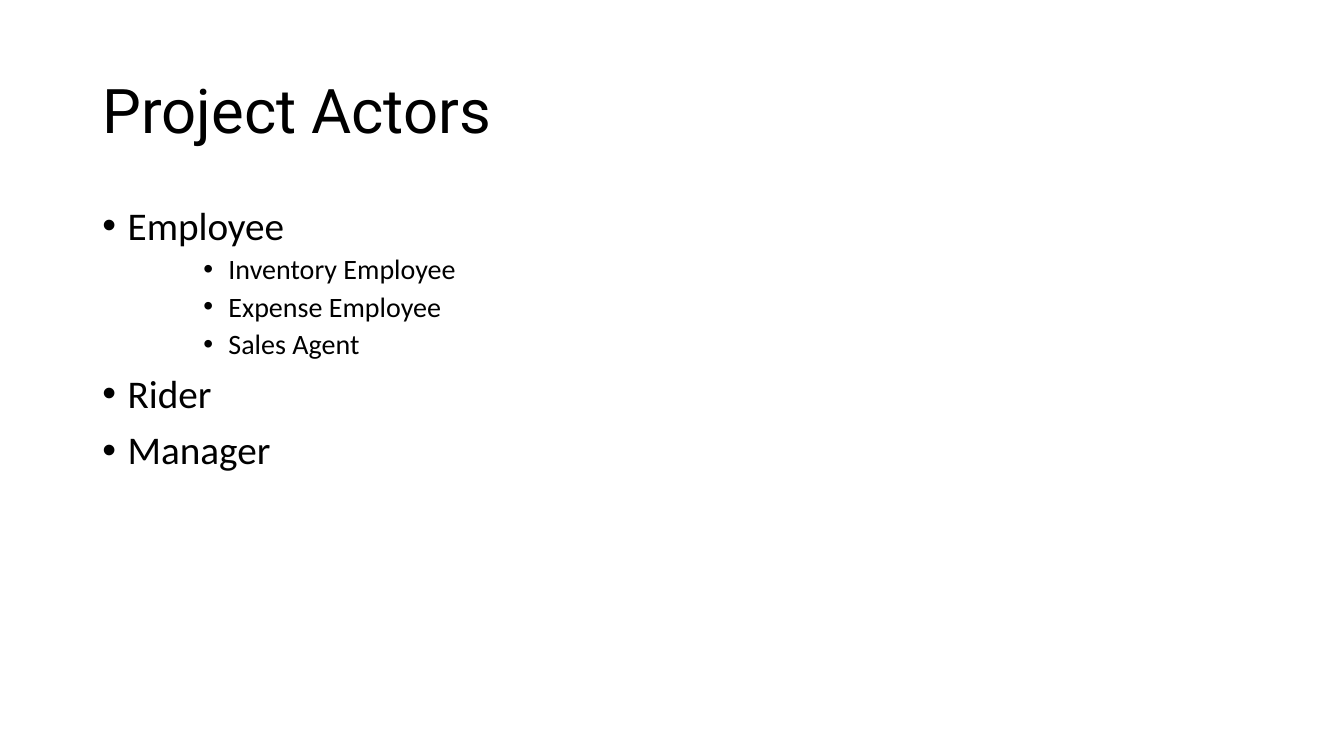
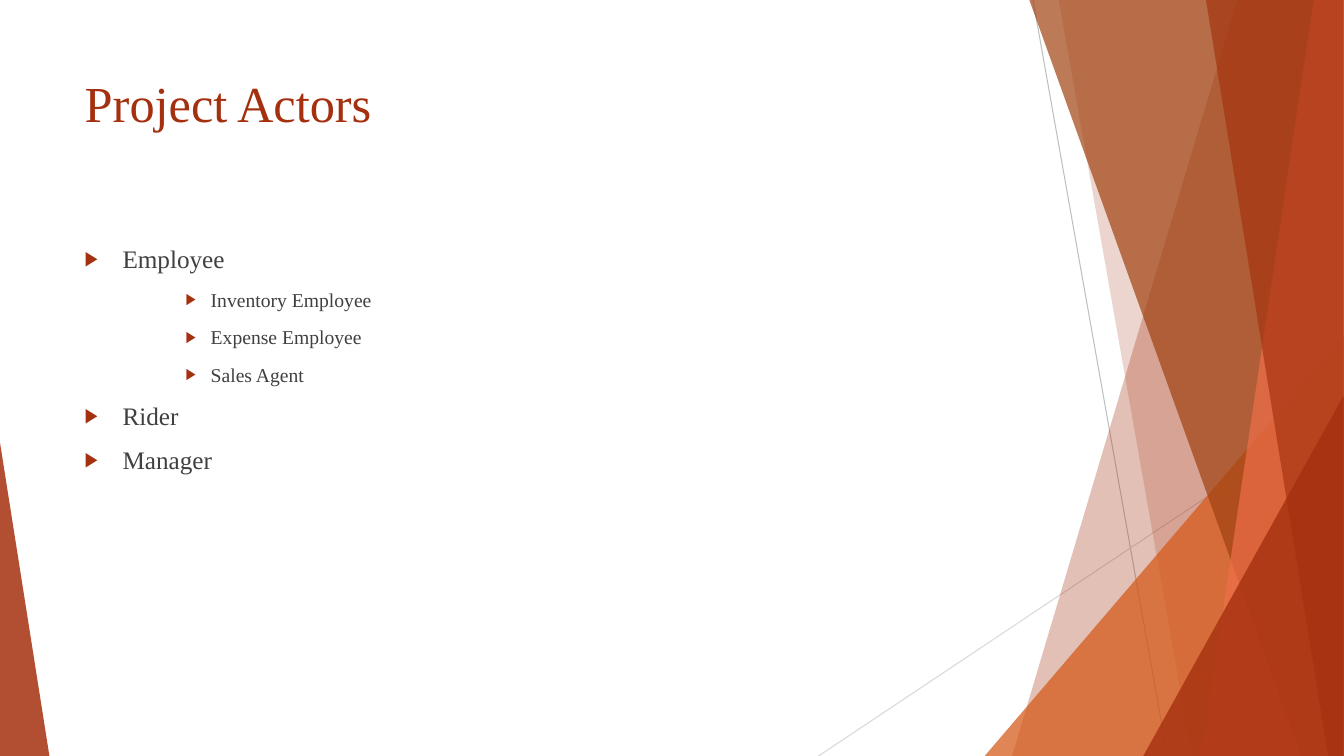
Before and after one commit to UswaArif/Tea-Distribution-Company, a slide deck: slide 7 of UMM Distribution Company.pptx. Drawn at 1344x756 pixels with LibreOffice and Linux fonts; fonts in the diff are those of the drawing. Boxes give left, top, right and bottom in pixels: in the first picture for what was removed or moved away, otherwise in the second. Text is boxed around its words. In the diff, an @@ line names an element or a change of style, - is before the commit and + after.

```diff
--- a/UMM Distribution Company.pptx
+++ b/UMM Distribution Company.pptx
@@ title "Project Actors": place and size @@
-title "Project Actors" at [102, 88, 492, 146]
+title "Project Actors" at [85, 88, 371, 133]
@@ title "Project Actors" at [85, 88, 371, 133]: size 44 to 36 pt, font Roboto to Times New Roman, text colour #000000 to #A5300F; line spacing 0.9 to 1; vertical alignment middle to top @@
@@ text "Employee": place and size @@
-text "Employee" at [128, 212, 455, 471]
+text "Employee" at [123, 250, 372, 475]
@@ text "Employee" at [123, 250, 372, 475]: size 28 to 18 pt in "Employee", "Rider", "Manager"; font Calibri to Times New Roman, text colour #000000 to #404040; size 20 to 14 pt in "Inventory Employee", "Expense Employee", "Sales Agent"; bullet • to ▶; line spacing 0.9 to 1; more space between paragraphs @@
@@ group added at [0, 0, 1344, 756]: 5 freeform shapes, 3 triangles, 2 lines @@
```
Also in this commit, not shown: 15 other slides changed, 7 slides added, 2 slides removed.
